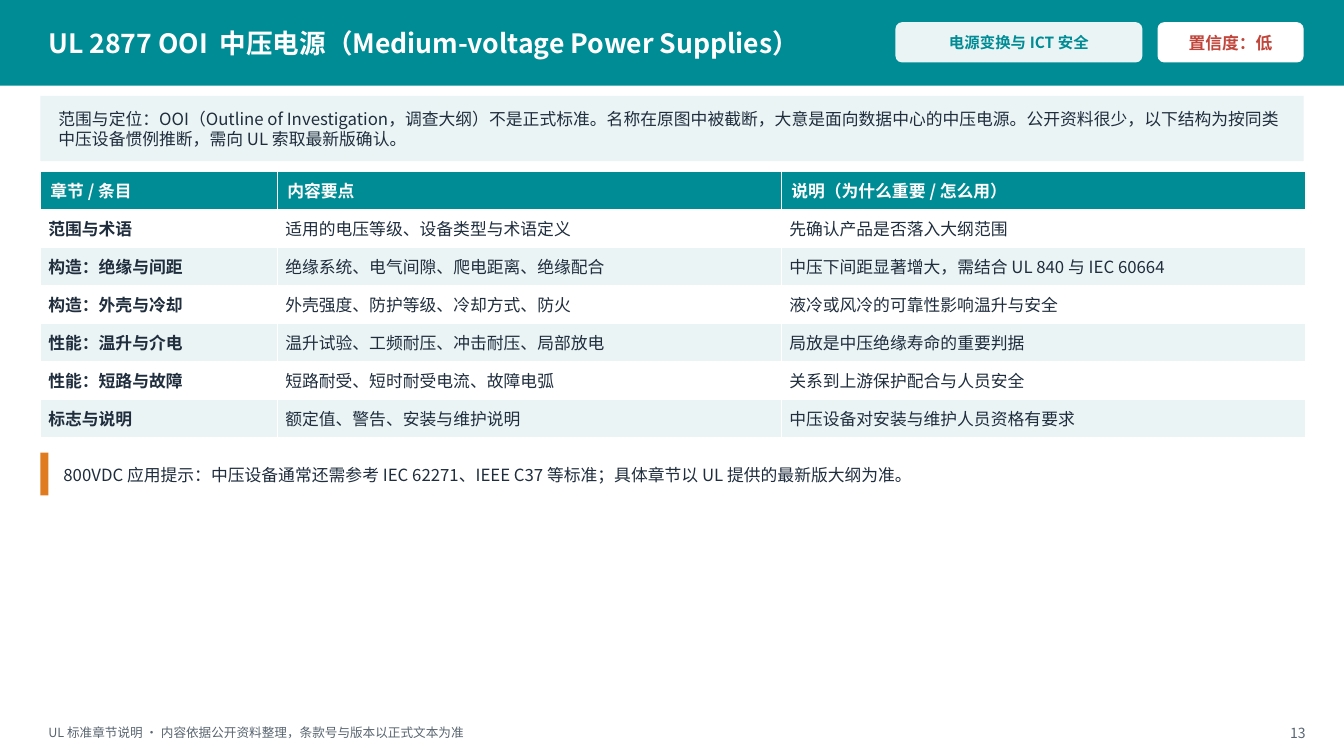
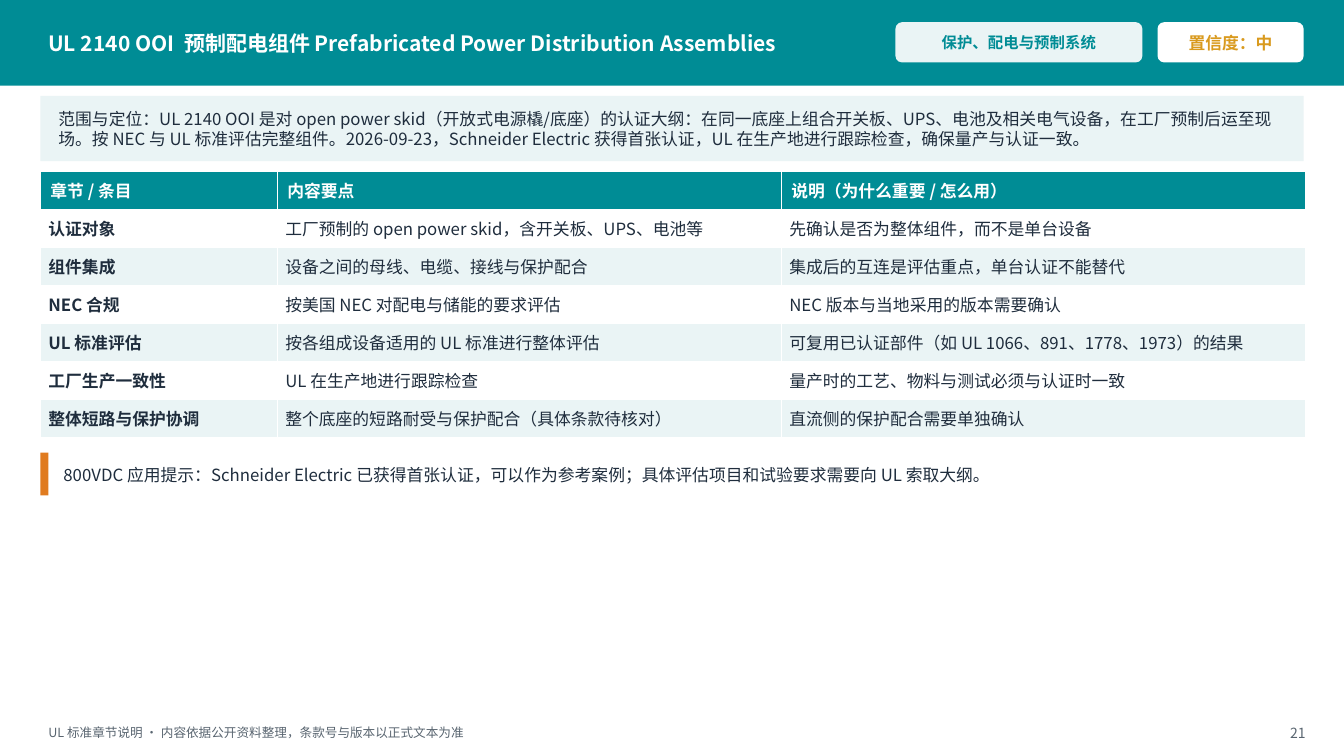
Before and after one commit to lupeisen-bit/vertiv-, a slide deck: slide 21 of ul-chapter-deck/UL标准章节内容说明.pptx (slide 13 before the commit). Drawn at 1344x756 pixels with LibreOffice and Linux fonts; fonts in the diff are those of the drawing. Boxes give left, top, right and bottom in pixels: in the first picture for what was removed or moved away, otherwise in the second. Text is boxed around its words. In the diff, an @@ line names an element or a change of style, - is before the commit and + after.

```diff
--- a/ul-chapter-deck/UL标准章节内容说明.pptx
+++ b/ul-chapter-deck/UL标准章节内容说明.pptx
@@ text at <box>48,33,776,53</box>: text changed; size 19 to 15 pt @@
-UL 2877 OOI 中压电源（Medium-voltage Power Supplies）
+UL 2140 OOI 预制配电组件 Prefabricated Power Distribution Assemblies
@@ text in rounded rectangle at <box>942,35,1096,50</box>: text changed @@
-电源变换与 ICT 安全
+保护、配电与预制系统
@@ text in rounded rectangle at <box>1189,34,1273,51</box>: text changed; text colour #C0453A to #D99A1E @@
-置信度：低
+置信度：中
@@ text at <box>58,111,1272,147</box>: text changed @@
-范围与定位：OOI（Outline of Investigation，调查大纲）不是正式标准。名称在原图中被截断，大意是面向数据中心的中压电源。公开资料很少，以下结构为按同类中压设备惯例推断，需向 UL 索取最新版确认。
+范围与定位：UL 2140 OOI 是对 open power skid（开放式电源橇/底座）的认证大纲：在同一底座上组合开关板、UPS、电池及相关电气设备，在工厂预制后运至现场。按 NEC 与 UL 标准评估完整组件。2026-09-23，Schneider Electric 获得首张认证，UL 在生产地进行跟踪检查，确保量产与认证一致。
@@ table at <box>40,171,1306,438</box> @@
-row 2: 范围与术语 | 适用的电压等级、设备类型与术语定义 | 先确认产品是否落入大纲范围
+row 2: 认证对象 | 工厂预制的 open power skid，含开关板、UPS、电池等 | 先确认是否为整体组件，而不是单台设备
-row 3: 构造：绝缘与间距 | 绝缘系统、电气间隙、爬电距离、绝缘配合 | 中压下间距显著增大，需结合 UL 840 与 IEC 60664
+row 3: 组件集成 | 设备之间的母线、电缆、接线与保护配合 | 集成后的互连是评估重点，单台认证不能替代
-row 4: 构造：外壳与冷却 | 外壳强度、防护等级、冷却方式、防火 | 液冷或风冷的可靠性影响温升与安全
+row 4: NEC 合规 | 按美国 NEC 对配电与储能的要求评估 | NEC 版本与当地采用的版本需要确认
-row 5: 性能：温升与介电 | 温升试验、工频耐压、冲击耐压、局部放电 | 局放是中压绝缘寿命的重要判据
+row 5: UL 标准评估 | 按各组成设备适用的 UL 标准进行整体评估 | 可复用已认证部件（如 UL 1066、891、1778、1973）的结果
-row 6: 性能：短路与故障 | 短路耐受、短时耐受电流、故障电弧 | 关系到上游保护配合与人员安全
+row 6: 工厂生产一致性 | UL 在生产地进行跟踪检查 | 量产时的工艺、物料与测试必须与认证时一致
-row 7: 标志与说明 | 额定值、警告、安装与维护说明 | 中压设备对安装与维护人员资格有要求
+row 7: 整体短路与保护协调 | 整个底座的短路耐受与保护配合（具体条款待核对） | 直流侧的保护配合需要单独确认
@@ text at <box>63,467,990,484</box>: text changed @@
-800VDC 应用提示：中压设备通常还需参考 IEC 62271、IEEE C37 等标准；具体章节以 UL 提供的最新版大纲为准。
+800VDC 应用提示：Schneider Electric 已获得首张认证，可以作为参考案例；具体评估项目和试验要求需要向 UL 索取大纲。
@@ text at <box>1290,727,1306,738</box>: text changed @@
-13
+21
```
Also in this commit, not shown: 25 other slides changed, 2 slides added, 1 slide removed, 3 other files.
